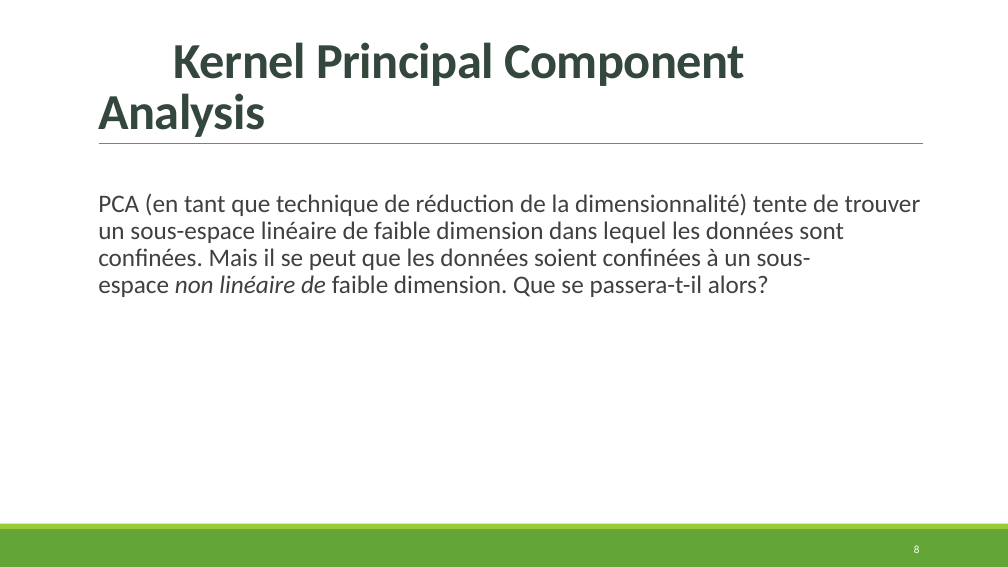
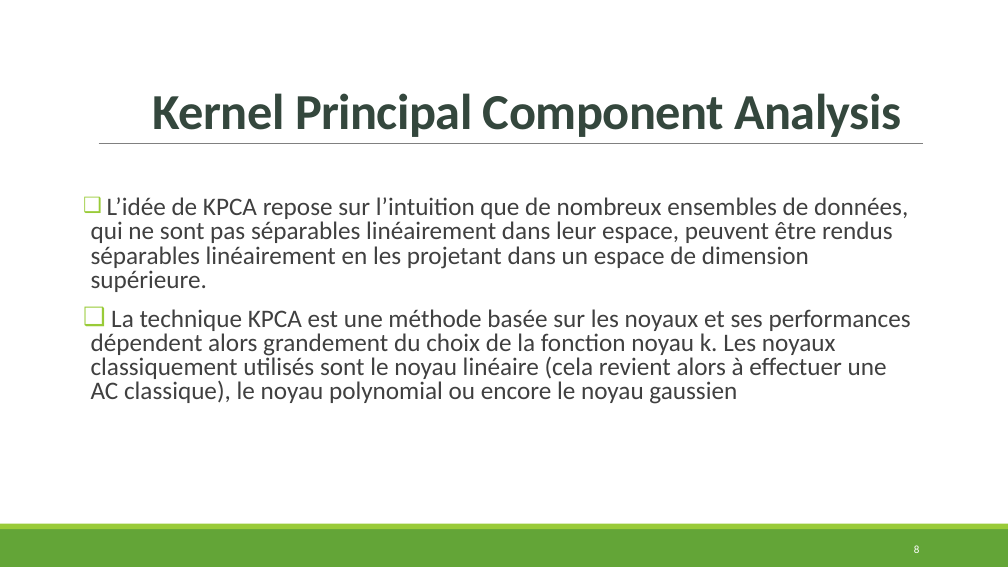
Before and after one commit to HOU-D/Machine-learning-project-, a slide deck: slide 8 of ML_AKOUMI HOUDA.pptx. Drawn at 1008x567 pixels with LibreOffice and Linux fonts; fonts in the diff are those of the drawing. Boxes give left, top, right and bottom in pixels: in the first picture for what was removed or moved away, otherwise in the second. Text is boxed around its words. In the diff, an @@ line names an element or a change of style, - is before the commit and + after.

```diff
--- a/ML_AKOUMI HOUDA.pptx
+++ b/ML_AKOUMI HOUDA.pptx
@@ title "Kernel Principal Component Analysis" rewrapped from <box>98,42,745,137</box> to <box>153,93,901,137</box> @@
@@ text at <box>91,197,911,404</box>: text changed @@
-  PCA (en tant que technique de réduction de la dimensionnalité) tente de trouver un sous-espace linéaire de faible dimension dans lequel les données sont confinées. Mais il se peut que les données soient confinées à un sous-espace non linéaire de faible dimension. Que se passera-t-il alors?
+❑ L’idée de KPCA repose sur l’intuition que de nombreux ensembles de données, qui ne sont pas séparables linéairement dans leur espace, peuvent être rendus séparables linéairement en les projetant dans un espace de dimension supérieure.
+❑ La technique KPCA est une méthode basée sur les noyaux et ses performances dépendent alors grandement du choix de la fonction noyau k. Les noyaux classiquement utilisés sont le noyau linéaire (cela revient alors à effectuer une AC classique), le noyau polynomial ou encore le noyau gaussien
```
Also in this commit, not shown: 3 other slides changed, 6 slides added, 6 slides removed.
